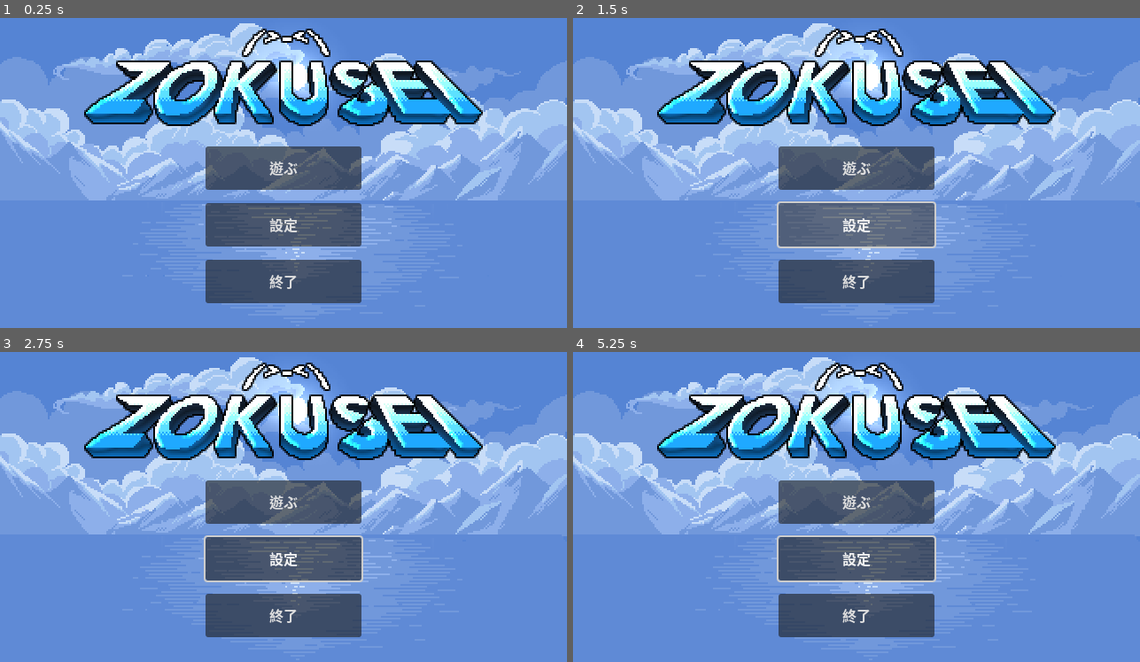
Above: before the commit, frames 1-4 (two rows, left to right).
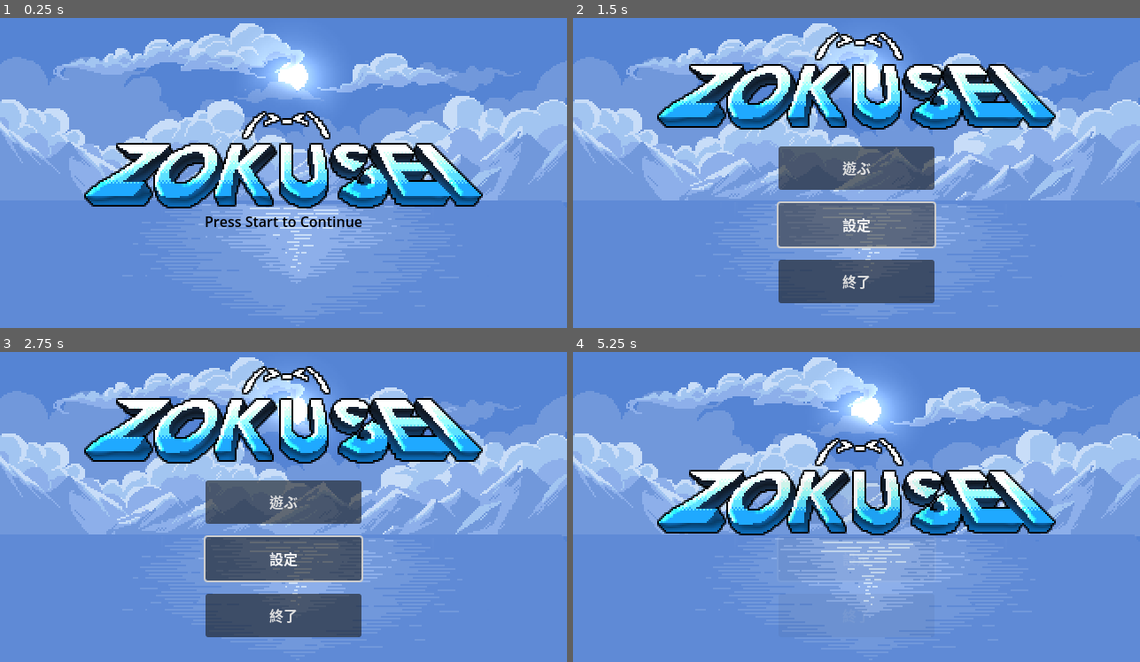
Above: after the commit, the same moments.

Repository: kaminaryu/zokusei-rewrite
Game: Godot game, scene res://UserInterface/MainMenu/ui_mainmenu.tscn
Same seed, same stepped clock (60 frames per second), same inputs: the game is played once before the commit and once after it. This scene is started directly instead of the project's main scene.
Inputs (mouse positions are in pixels of both pictures, inside the frame that each line leads up to):
- Up to frame 1 (0.25 s): no input
- Up to frame 2 (1.5 s): click (856, 166) at 0.5 s, where only the run before the commit has a clickable "遊ぶ"; click "設定" at 1.25 s
- Up to frame 3 (2.75 s): tap Enter at 2 s; move the mouse to (408, 485) at 2.02 s; hold D (move-right) from 2.03 s (still down); click (408, 485) at 2.17 s
- Up to frame 4 (5.25 s): move the mouse to (743, 519) at 2.77 s; release D (move-right) at 2.78 s; hold S (move-down) 2.78-3.53 s; click (743, 519) at 2.92 s; move the mouse to (913, 432) at 3.52 s; hold D (move-right) 3.53-4.28 s; click (913, 432) at 3.67 s; move the mouse to (828, 565) at 4.27 s; hold W (move-up) 4.28-5.03 s; click (828, 565) at 4.42 s; tap Space at 5 s; move the mouse to (1026, 550) at 5.02 s; hold A (move-left) from 5.03 s (still down); click (1026, 550) at 5.17 s

The runs differ from the first frame. In frame 1, 31% of the frame differs, in the area x 14-86%, y 3-92%; in frame 2, 8.3%; in frame 3, 8.4%; in frame 4, 32%.
Error before the commit: Cannot call method 'get_node' on a null value. (res://Autoload/map_handler.gd:12)

Commit message:
Arts
Shitty tree, UI by saturn, Menu button background

Diff:
--- a/Autoload/map_handler.gd
+++ b/Autoload/map_handler.gd
@@ -8,13 +8,17 @@
 var map: Node
 
 @export var disabled := false
-@onready var env_node: Node = get_tree().root.get_node("/root/MainNode/Environment")
-@onready var player: Node = env_node.get_node("Player")
+var env_node: Node
+var player: Node
 
 
 # called in map_gen.gd
 func init_paths(mp) :
+    env_node = get_tree().root.get_node("/root/MainNode/Environment")
+    player = env_node.get_node("Player")
+
     map_paths = mp
+
     # create the default room
     var map = load(map_paths[Vector2(0, 0)]).instantiate()
     env_node.call_deferred("add_child", map)
@@ -23,7 +27,7 @@
 
 func shift_room_coords(x_shift: int, y_shift: int) :
     if disabled :
-        print("Node is disabled") # prevent from running twice
+        # prevent from running twice
         return
 
     # shift the room coords
@@ -41,14 +45,13 @@
     elif y_shift == 1 :
         new_player_pos.y = 64
     elif y_shift == -1 :
-        new_player_pos.y = map_size.y * 32 - 64
+        new_player_pos.y = map_size.y * 32 - 80
 
     UIHandler.activate_transition()
 
 
 # calls after FadeIn Transition Animation is finished
 func shift_room() :
-    print("NPP: ", new_player_pos)
     player.position = new_player_pos
 
     # delete the old room and create a new one
--- a/Maps/map_gen.gd
+++ b/Maps/map_gen.gd
@@ -12,9 +12,6 @@
     for node in get_children() :
         # map_paths[node.map_id] = node.map_path # idk if ID is gonna be used, leaving it be for now
         map_paths[node.position / 32] = node.map_path
-        print(node.map_id, " ", node.position)
-
-    print("Map: ", map_paths)
 
     # generate default map / main map
     MapHandler.init_paths(map_paths)
--- a/Objects/Boulder/boulder.gd
+++ b/Objects/Boulder/boulder.gd
@@ -18,9 +18,7 @@
 
 # this is a must have to update the attributes from outside
 func update_attr(attr: String, new_value) :
-    print("old: ", attributes[attr])
     attributes[attr] = new_value
-    print("new: ", attributes[attr])
 
 
 func _input(event: InputEvent) -> void:
--- a/Objects/Corridor/corridor.gd
+++ b/Objects/Corridor/corridor.gd
@@ -15,7 +15,6 @@
     # THIS IS DUMB, but im lazy, so itll stay and be future's problem
     # Check the door rotation for direction lol
     # As long as the corridors rotation are within [-90, 180], everything will be fine
-    print("changing, rotation: ", rot_deg)
     if rot_deg == 0 : #up
         MapHandler.shift_room_coords(0, -1)
 
--- a/UserInterface/GameWorld/black_screen.gd
+++ b/UserInterface/GameWorld/black_screen.gd
@@ -7,4 +7,5 @@
         $AnimationPlayer.play("FadeOut")
     elif anim_name == "FadeOut" :
         MapHandler.disabled = false
+        visible = false
         get_tree().root.get_node("/root/MainNode/Environment/Player").disabled = false
--- a/UserInterface/GameWorld/black_screen.tscn
+++ b/UserInterface/GameWorld/black_screen.tscn
@@ -1,6 +1,38 @@
 [gd_scene load_steps=6 format=3 uid="uid://bh0sjghwms618"]
 
 [ext_resource type="Script" uid="uid://br1f2k8rog25s" path="res://UserInterface/GameWorld/black_screen.gd" id="1_y563k"]
+
+[sub_resource type="Animation" id="Animation_i4r2g"]
+resource_name = "FadeIn"
+length = 0.25
+tracks/0/type = "value"
+tracks/0/imported = false
+tracks/0/enabled = true
+tracks/0/path = NodePath("ColorRect:modulate")
+tracks/0/interp = 2
+tracks/0/loop_wrap = true
+tracks/0/keys = {
+"times": PackedFloat32Array(0, 0.25),
+"transitions": PackedFloat32Array(0.33, 1),
+"update": 0,
+"values": [Color(1, 1, 1, 0), Color(1, 1, 1, 1)]
+}
+
+[sub_resource type="Animation" id="Animation_l8acg"]
+resource_name = "FadeOut"
+length = 0.25
+tracks/0/type = "value"
+tracks/0/imported = false
+tracks/0/enabled = true
+tracks/0/path = NodePath("ColorRect:modulate")
+tracks/0/interp = 1
+tracks/0/loop_wrap = true
+tracks/0/keys = {
+"times": PackedFloat32Array(0, 0.25),
+"transitions": PackedFloat32Array(1, 0.33),
+"update": 0,
+"values": [Color(1, 1, 1, 1), Color(1, 1, 1, 0)]
+}
 
 [sub_resource type="Animation" id="Animation_y563k"]
 length = 0.001
@@ -17,38 +49,6 @@
 "values": [Color(1, 1, 1, 0)]
 }
 
-[sub_resource type="Animation" id="Animation_i4r2g"]
-resource_name = "FadeIn"
-length = 0.5
-tracks/0/type = "value"
-tracks/0/imported = false
-tracks/0/enabled = true
-tracks/0/path = NodePath("ColorRect:modulate")
-tracks/0/interp = 2
-tracks/0/loop_wrap = true
-tracks/0/keys = {
-"times": PackedFloat32Array(0, 0.5),
-"transitions": PackedFloat32Array(0.33, 1),
-"update": 0,
-"values": [Color(1, 1, 1, 0), Color(1, 1, 1, 1)]
-}
-
-[sub_resource type="Animation" id="Animation_l8acg"]
-resource_name = "FadeOut"
-length = 0.5
-tracks/0/type = "value"
-tracks/0/imported = false
-tracks/0/enabled = true
-tracks/0/path = NodePath("ColorRect:modulate")
-tracks/0/interp = 1
-tracks/0/loop_wrap = true
-tracks/0/keys = {
-"times": PackedFloat32Array(0, 0.5),
-"transitions": PackedFloat32Array(1, 0.33),
-"update": 0,
-"values": [Color(1, 1, 1, 1), Color(1, 1, 1, 0)]
-}
-
 [sub_resource type="AnimationLibrary" id="AnimationLibrary_l8acg"]
 _data = {
 &"FadeIn": SubResource("Animation_i4r2g"),
@@ -63,6 +63,7 @@
 anchor_bottom = 1.0
 grow_horizontal = 2
 grow_vertical = 2
+mouse_filter = 2
 script = ExtResource("1_y563k")
 
 [node name="ColorRect" type="ColorRect" parent="."]
--- /dev/null
+++ b/UserInterface/MainMenu/ui_mainmenu.gd
@@ -0,0 +1,12 @@
+extends Control
+
+func _input(event: InputEvent) -> void:
+    if not event is InputEventMouseButton :
+        return
+
+    # if click on object and player in range
+    if (event.button_index == MOUSE_BUTTON_LEFT and event.pressed) :
+        $Title/TitleMove.play("Move")
+        $Label.visible = false
+        $Menus.visible = true
+        $Menus/AnimationPlayer.play("FadeIn")
--- a/UserInterface/MainMenu/ui_mainmenu.tscn
+++ b/UserInterface/MainMenu/ui_mainmenu.tscn
@@ -1,18 +1,130 @@
-[gd_scene load_steps=6 format=3 uid="uid://g4cy0opwk72h"]
-
-[ext_resource type="Texture2D" uid="uid://c6jsvh1y8blvh" path="res://UserInterface/MainMenu/ui/0.png" id="1_xn2lm"]
-[ext_resource type="Texture2D" uid="uid://cctbwwpkhcbik" path="res://UserInterface/MainMenu/ui/1.png" id="2_hjw5c"]
-[ext_resource type="Texture2D" uid="uid://327q4lei6xhf" path="res://UserInterface/MainMenu/ui/2.png" id="3_quaha"]
-[ext_resource type="Texture2D" uid="uid://c8ebwi2g85p51" path="res://UserInterface/MainMenu/ui/title.png" id="4_hjw5c"]
+[gd_scene load_steps=16 format=3 uid="uid://g4cy0opwk72h"]
+
+[ext_resource type="Script" uid="uid://cf078x3013hiu" path="res://UserInterface/MainMenu/ui_mainmenu.gd" id="1_quaha"]
+[ext_resource type="Texture2D" uid="uid://c6jsvh1y8blvh" path="res://Arts/UI/MainMenu/0.png" id="1_xn2lm"]
+[ext_resource type="Texture2D" uid="uid://cctbwwpkhcbik" path="res://Arts/UI/MainMenu/1.png" id="2_hjw5c"]
+[ext_resource type="Texture2D" uid="uid://327q4lei6xhf" path="res://Arts/UI/MainMenu/2.png" id="3_quaha"]
+[ext_resource type="Texture2D" uid="uid://c8ebwi2g85p51" path="res://Arts/UI/MainMenu/title.png" id="4_hjw5c"]
 
 [sub_resource type="AnimatedTexture" id="AnimatedTexture_vxerc"]
 frames = 3
+speed_scale = 5.0
 frame_0/texture = ExtResource("1_xn2lm")
 frame_1/texture = ExtResource("2_hjw5c")
 frame_1/duration = 1.0
 frame_2/texture = ExtResource("3_quaha")
 frame_2/duration = 1.0
 
+[sub_resource type="Animation" id="Animation_vxerc"]
+resource_name = "Move"
+tracks/0/type = "value"
+tracks/0/imported = false
+tracks/0/enabled = true
+tracks/0/path = NodePath(".:position")
+tracks/0/interp = 2
+tracks/0/loop_wrap = true
+tracks/0/keys = {
+"times": PackedFloat32Array(0, 1),
+"transitions": PackedFloat32Array(0.25, 1),
+"update": 0,
+"values": [Vector2(95, 115), Vector2(95, 26)]
+}
+
+[sub_resource type="Animation" id="Animation_jb4g8"]
+length = 0.001
+tracks/0/type = "value"
+tracks/0/imported = false
+tracks/0/enabled = true
+tracks/0/path = NodePath(".:position")
+tracks/0/interp = 1
+tracks/0/loop_wrap = true
+tracks/0/keys = {
+"times": PackedFloat32Array(0),
+"transitions": PackedFloat32Array(1),
+"update": 0,
+"values": [Vector2(95, 115)]
+}
+
+[sub_resource type="AnimationLibrary" id="AnimationLibrary_c1050"]
+_data = {
+&"Move": SubResource("Animation_vxerc"),
+&"RESET": SubResource("Animation_jb4g8")
+}
+
+[sub_resource type="Animation" id="Animation_hjw5c"]
+resource_name = "Blinking"
+length = 2.0
+loop_mode = 1
+tracks/0/type = "value"
+tracks/0/imported = false
+tracks/0/enabled = true
+tracks/0/path = NodePath(".:modulate")
+tracks/0/interp = 0
+tracks/0/loop_wrap = true
+tracks/0/keys = {
+"times": PackedFloat32Array(0, 1, 2),
+"transitions": PackedFloat32Array(1, 1, 1),
+"update": 0,
+"values": [Color(0, 0, 0, 1), Color(0, 0, 0, 0), Color(0, 0, 0, 1)]
+}
+
+[sub_resource type="Animation" id="Animation_quaha"]
+length = 0.001
+tracks/0/type = "value"
+tracks/0/imported = false
+tracks/0/enabled = true
+tracks/0/path = NodePath(".:modulate")
+tracks/0/interp = 1
+tracks/0/loop_wrap = true
+tracks/0/keys = {
+"times": PackedFloat32Array(0),
+"transitions": PackedFloat32Array(1),
+"update": 0,
+"values": [Color(1, 1, 1, 1)]
+}
+
+[sub_resource type="AnimationLibrary" id="AnimationLibrary_vxerc"]
+_data = {
+&"Blinking": SubResource("Animation_hjw5c"),
+&"RESET": SubResource("Animation_quaha")
+}
+
+[sub_resource type="Animation" id="Animation_c1050"]
+resource_name = "FadeIn"
+tracks/0/type = "value"
+tracks/0/imported = false
+tracks/0/enabled = true
+tracks/0/path = NodePath(".:modulate")
+tracks/0/interp = 2
+tracks/0/loop_wrap = true
+tracks/0/keys = {
+"times": PackedFloat32Array(0, 1),
+"transitions": PackedFloat32Array(0.25, 1),
+"update": 0,
+"values": [Color(1, 1, 1, 0), Color(1, 1, 1, 1)]
+}
+
+[sub_resource type="Animation" id="Animation_1l47s"]
+length = 0.001
+tracks/0/type = "value"
+tracks/0/imported = false
+tracks/0/enabled = true
+tracks/0/path = NodePath(".:modulate")
+tracks/0/interp = 1
+tracks/0/loop_wrap = true
+tracks/0/keys = {
+"times": PackedFloat32Array(0),
+"transitions": PackedFloat32Array(1),
+"update": 0,
+"values": [Color(1, 1, 1, 0)]
+}
+
+[sub_resource type="AnimationLibrary" id="AnimationLibrary_1l47s"]
+_data = {
+&"FadeIn": SubResource("Animation_c1050"),
+&"RESET": SubResource("Animation_1l47s")
+}
+
 [node name="MainMenu" type="Control"]
 layout_mode = 3
 anchors_preset = 15
@@ -20,6 +132,7 @@
 anchor_bottom = 1.0
 grow_horizontal = 2
 grow_vertical = 2
+script = ExtResource("1_quaha")
 
 [node name="BG" type="TextureRect" parent="."]
 texture_filter = 1
@@ -31,24 +144,51 @@
 grow_vertical = 2
 texture = SubResource("AnimatedTexture_vxerc")
 
-[node name="GameTitle" type="TextureRect" parent="."]
+[node name="Title" type="TextureRect" parent="."]
 texture_filter = 1
 layout_mode = 1
-anchors_preset = -1
+anchors_preset = 8
 anchor_left = 0.5
-anchor_top = 0.213889
+anchor_top = 0.5
 anchor_right = 0.5
-anchor_bottom = 0.213889
+anchor_bottom = 0.5
 offset_left = -225.0
-offset_top = -55.0
+offset_top = -65.0
 offset_right = 225.0
-offset_bottom = 55.0
+offset_bottom = 45.0
 grow_horizontal = 2
 grow_vertical = 2
 texture = ExtResource("4_hjw5c")
-metadata/_edit_use_anchors_ = true
-
-[node name="VBoxContainer" type="VBoxContainer" parent="."]
+
+[node name="TitleMove" type="AnimationPlayer" parent="Title"]
+libraries = {
+&"": SubResource("AnimationLibrary_c1050")
+}
+
+[node name="Label" type="Label" parent="."]
+layout_mode = 1
+anchors_preset = 7
+anchor_left = 0.5
+anchor_top = 1.0
+anchor_right = 0.5
+anchor_bottom = 1.0
+offset_left = -89.5
+offset_top = -132.0
+offset_right = 89.5
+offset_bottom = -109.0
+grow_horizontal = 2
+grow_vertical = 0
+text = "Press Start to Continue"
+
+[node name="Blinking" type="AnimationPlayer" parent="Label"]
+libraries = {
+&"": SubResource("AnimationLibrary_vxerc")
+}
+autoplay = "Blinking"
+
+[node name="Menus" type="VBoxContainer" parent="."]
+visible = false
+modulate = Color(1, 1, 1, 0)
 layout_mode = 1
 anchors_preset = -1
 anchor_left = 0.362438
@@ -64,20 +204,25 @@
 theme_override_constants/separation = 15
 metadata/_edit_use_anchors_ = true
 
-[node name="Button" type="Button" parent="VBoxContainer"]
+[node name="Button" type="Button" parent="Menus"]
 layout_mode = 2
 size_flags_vertical = 3
 size_flags_stretch_ratio = 15.84
 text = "遊ぶ"
 
-[node name="Button2" type="Button" parent="VBoxContainer"]
+[node name="Button2" type="Button" parent="Menus"]
 layout_mode = 2
 size_flags_vertical = 3
 size_flags_stretch_ratio = 15.84
 text = "設定"
 
-[node name="Button3" type="Button" parent="VBoxContainer"]
+[node name="Button3" type="Button" parent="Menus"]
 layout_mode = 2
 size_flags_vertical = 3
 size_flags_stretch_ratio = 15.84
 text = "終了"
+
+[node name="AnimationPlayer" type="AnimationPlayer" parent="Menus"]
+libraries = {
+&"": SubResource("AnimationLibrary_1l47s")
+}
Binary file added: Arts/Objects/PineTree.ase
Binary file added: Arts/Objects/PineTree.png
Not shown, changed: Arts/Objects/PineTree.png.import
Renamed: UserInterface/MainMenu/ui/0.png -> Arts/UI/MainMenu/0.png
Not shown, changed: Arts/UI/MainMenu/0.png.import
Renamed: UserInterface/MainMenu/ui/1.png -> Arts/UI/MainMenu/1.png
Not shown, changed: Arts/UI/MainMenu/1.png.import
Renamed: UserInterface/MainMenu/ui/2.png -> Arts/UI/MainMenu/2.png
Not shown, added: Arts/UI/MainMenu/2.png.import
Binary file added: Arts/UI/MainMenu/button-bg.ase
Renamed: UserInterface/MainMenu/ui/fg.png -> Arts/UI/MainMenu/fg.png
Not shown, added: Arts/UI/MainMenu/fg.png.import
(and 5 more such lines)
